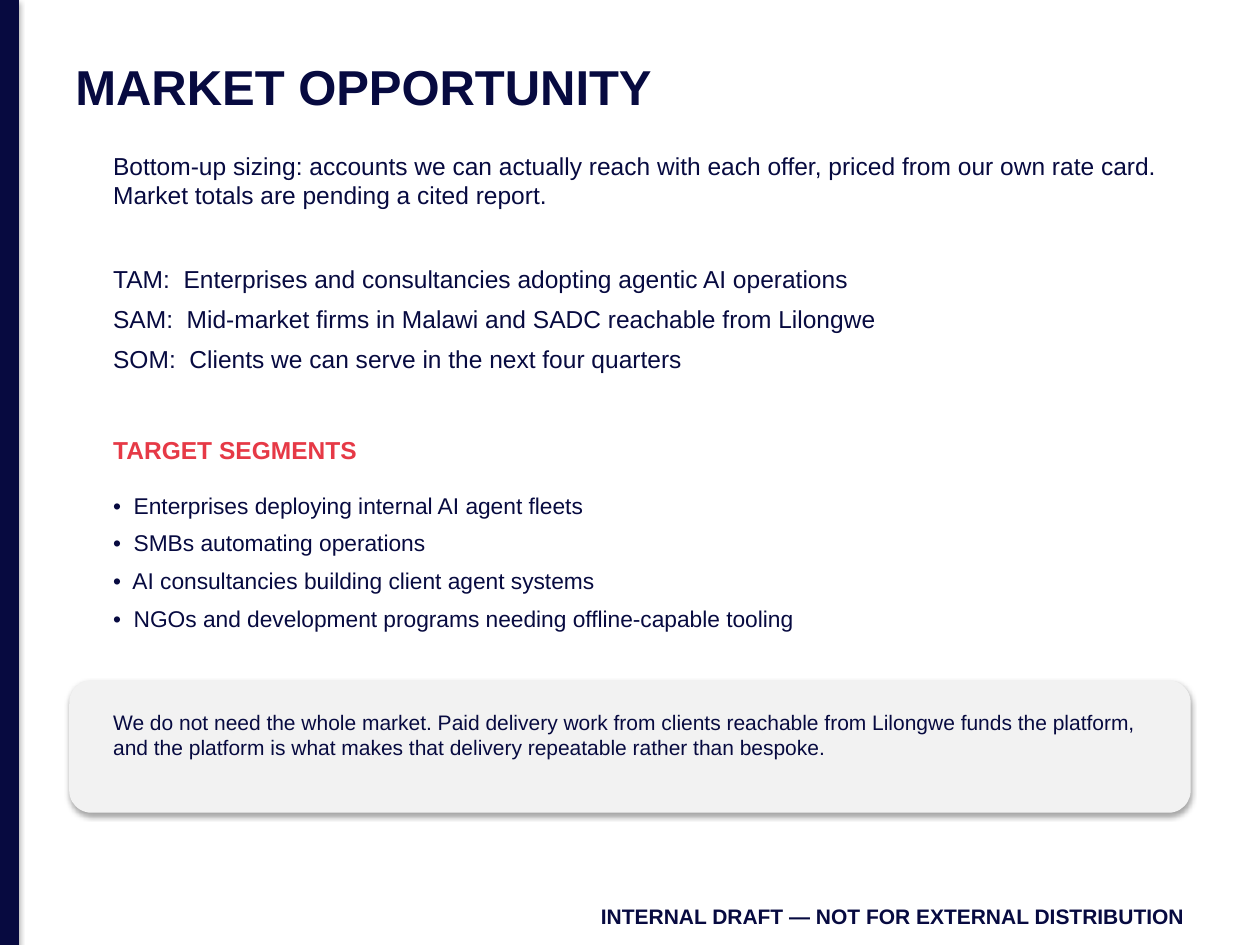
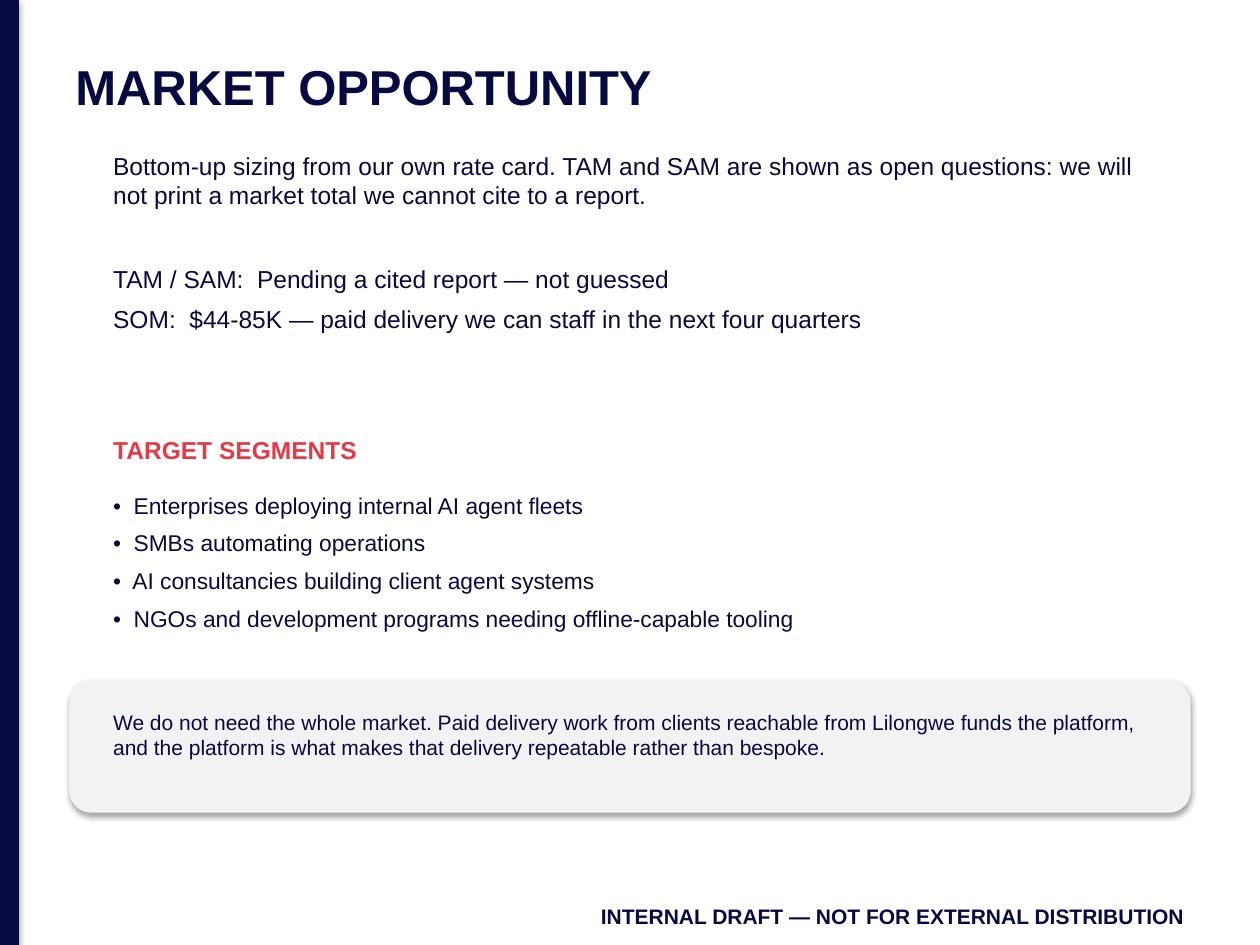
Before and after one commit to jmlusu/light-speed-holdings, a slide deck: slide 5 of static/brand/templates/pitch-deck.pptx. Drawn at 1260x945 pixels with LibreOffice and Linux fonts; fonts in the diff are those of the drawing. Boxes give left, top, right and bottom in pixels: in the first picture for what was removed or moved away, otherwise in the second. Text is boxed around its words. In the diff, an @@ line names an element or a change of style, - is before the commit and + after.

```diff
--- a/static/brand/templates/pitch-deck.pptx
+++ b/static/brand/templates/pitch-deck.pptx
@@ text at (x1=113, y1=157, x2=1132, y2=209): text changed @@
-Bottom-up sizing: accounts we can actually reach with each offer, priced from our own rate card. Market totals are pending a cited report.
+Bottom-up sizing from our own rate card. TAM and SAM are shown as open questions: we will not print a market total we cannot cite to a report.
@@ text at (x1=113, y1=270, x2=861, y2=333): text changed @@
-TAM: Enterprises and consultancies adopting agentic AI operations
-SAM: Mid-market firms in Malawi and SADC reachable from Lilongwe
-SOM: Clients we can serve in the next four quarters
+TAM / SAM: Pending a cited report — not guessed
+SOM: $44-85K — paid delivery we can staff in the next four quarters
```
Also in this commit, not shown: 3 other slides changed, 4 other files.
